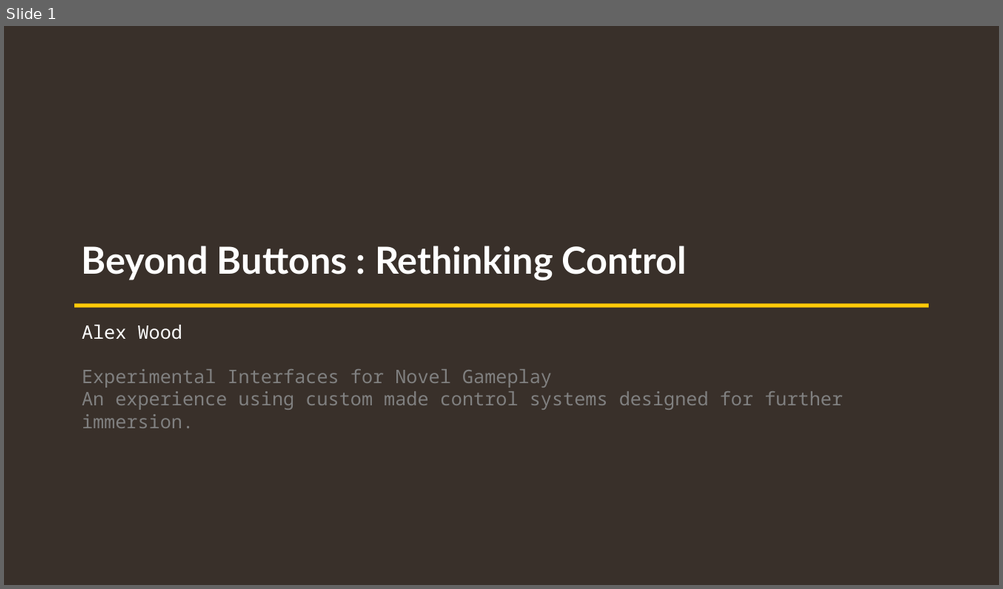
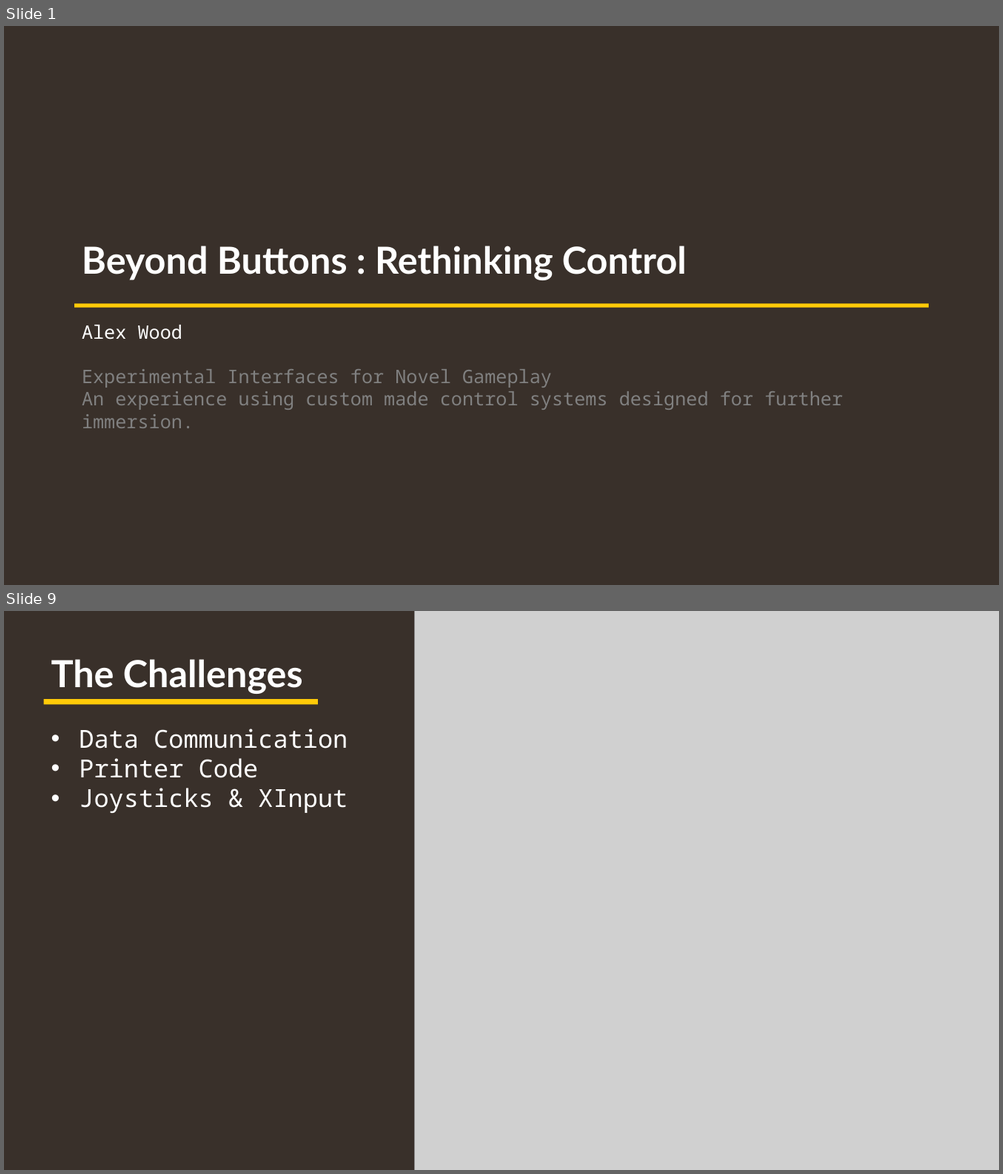
Before and after one commit to Astarrix/Beyond-Buttons, a slide deck: Project/FYP Presentation.pptx. Shown one above the other, each under a label of ours: slide 1 before the commit, slides 1 and 9 after it; the slides between them are not shown. The pictures are 1003x589 and 1003x1174 pixels, drawn with LibreOffice and Linux fonts; fonts in the diff are those of the drawing; grey boxes stand for pictures. Boxes give left, top, right and bottom in pixels: in the first picture for what was removed or moved away, otherwise in the second. Text is boxed around its words. In the diff, an @@ line names an element or a change of style, - is before the commit and + after.

```diff
--- a/Project/FYP Presentation.pptx
+++ b/Project/FYP Presentation.pptx
@@ slide 9 added at (4,611,999,1170), background #39302A @@
@@ picture added at (415,611,999,1170) @@
@@ text added at (51,659,303,693), 36 pt, text #FFFFFF, bold @@
+The Challenges
@@ rectangle added at (43,699,317,704), fill #FFCA08 @@
@@ text added at (79,729,347,814), 24 pt, text #FFFFFF @@
+• Data Communication
+• Printer Code
+• Joysticks & XInput
```
Also in this commit, not shown: 3 slides changed, 6 other slides added, 44 other files.
